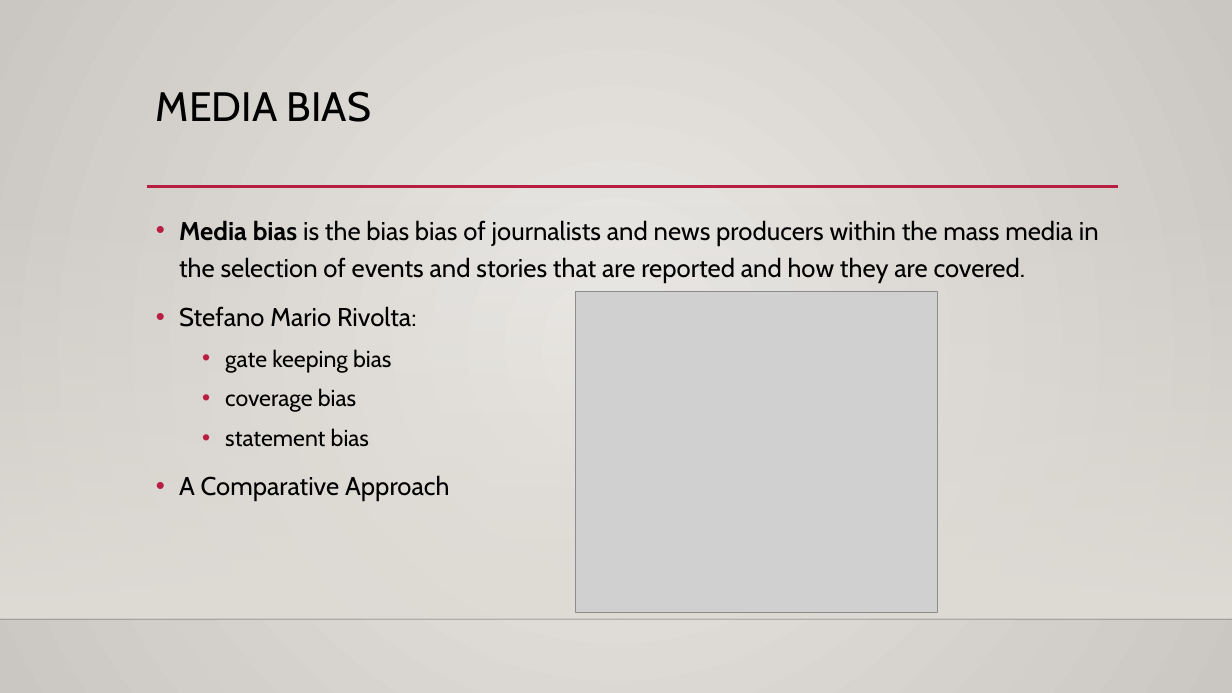
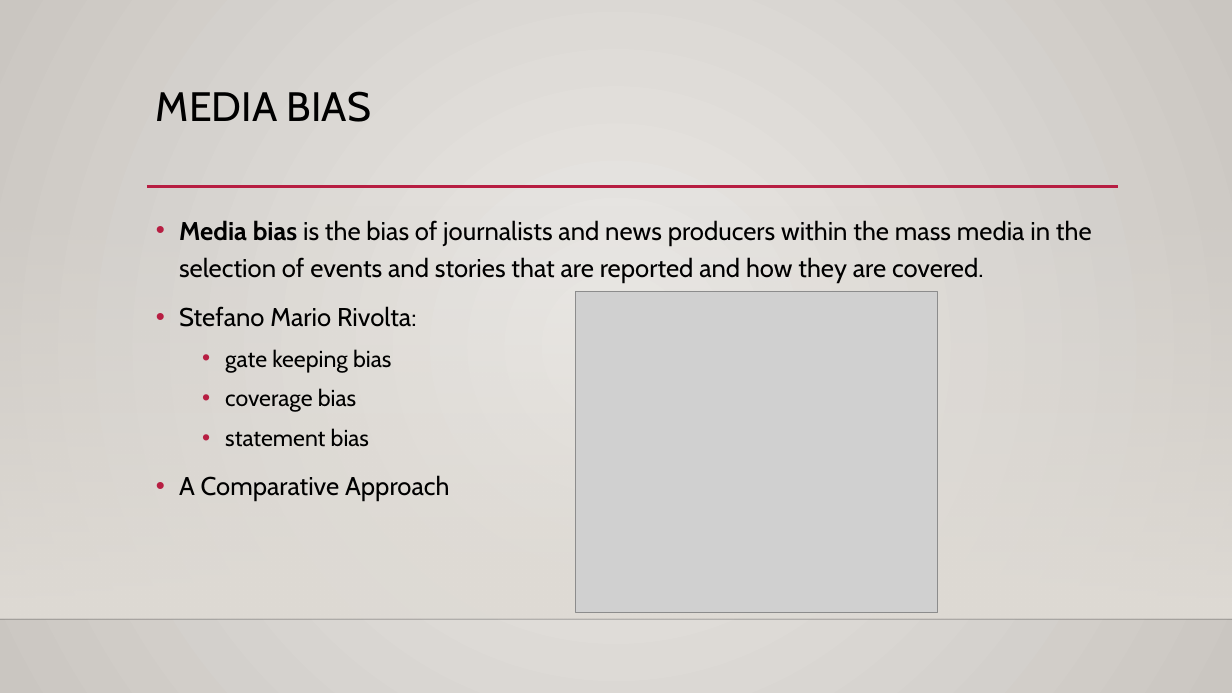
Before and after one commit to waterknows/hwcfpp, a slide deck: slide 2 of project/project.pptx. Drawn at 1232x693 pixels with LibreOffice and Linux fonts; fonts in the diff are those of the drawing; grey boxes stand for pictures; background and template pictures are left out. Boxes give left, top, right and bottom in pixels: in the first picture for what was removed or moved away, otherwise in the second. Text is boxed around its words. In the diff, an @@ line names an element or a change of style, - is before the commit and + after.

```diff
--- a/project/project.pptx
+++ b/project/project.pptx
@@ text at (179, 220, 1092, 282): text changed @@
-• Media bias is the bias bias of journalists and news producers within the mass media in the selection of events and stories that are reported and how they are covered.
+• Media bias is the bias of journalists and news producers within the mass media in the selection of events and stories that are reported and how they are covered.
```
Also in this commit, not shown: 2 other files.
